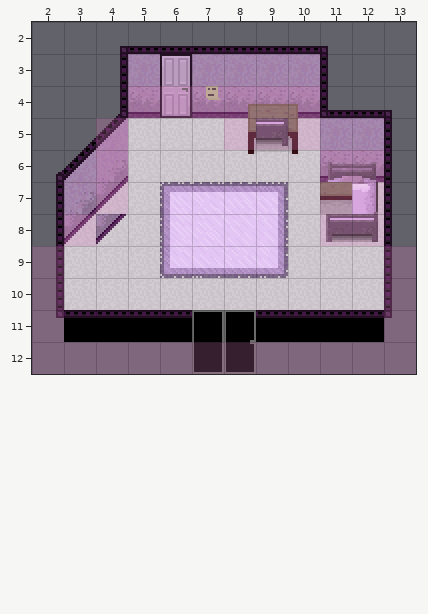
Level history. Tiled map: res/maps/bedroom.tmx. The picture above was drawn from the file before the commit.
Cells are 16x16 px. Shown: x 2..13, y 2..12.
The same view after the edit:
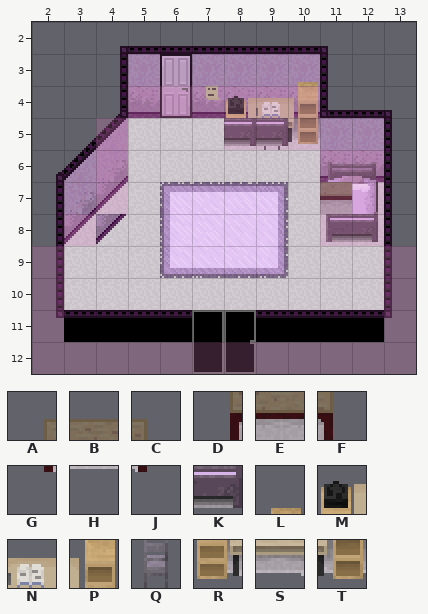
Key: from "bedroom": A 4, B 5, C 6, D 12, E 13, F 14, G 20, H 21, J 22, K 45, L 79, M 85, N 86, P 87, Q 92, R 93, S 94, T 95.
_ is an empty cell.
Objects are placed by their top-left corner, in cells (3,4 is the top-left corner of cell 3,4); size is 1x1 cell unless given.
Tiles of an added or newly shown layer are drawn over the layers below it.
Diff:
Layer "props":
Tile L is added in row 3 at x 10.
Tile M replaces tile A in row 4 at x 8.
Tile N replaces tile B in row 4 at x 9.
Tile P replaces tile C in row 4 at x 10.
Tile R replaces tile D in row 5 at x 8.
Tile S replaces tile E in row 5 at x 9.
Tile T replaces tile F in row 5 at x 10.
The author cleared tile G in row 6 at x 8.
The author cleared tile H in row 6 at x 9.
The author cleared tile J in row 6 at x 10.
Layer "props2" (added):
Tile Q is added in row 5 at x 9.
Layer "entities":
A new object: K at 8,5.
Where, in picture pixels (left, top, right, bottom), the same in both pictures:
changed: (224, 82, 320, 154)
